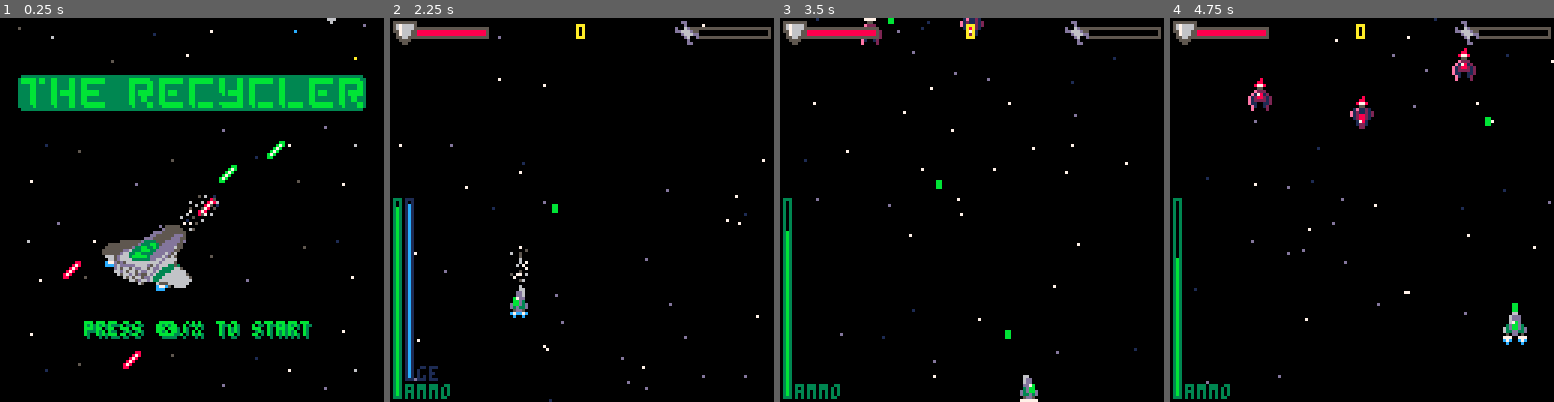
Above: before the commit, frames 1-4 (left to right).
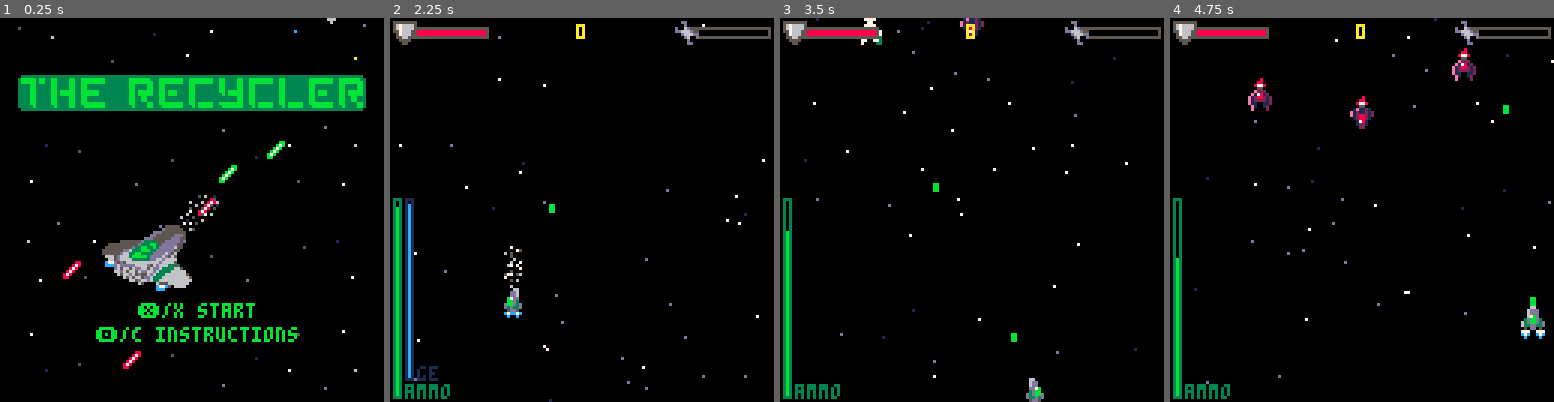
Above: after the commit, the same moments.

Repository: Sreaz0ne/the-recycler-p8
Game: PICO-8 cartridge the_recycler.p8
Same seed, same stepped clock (60 frames per second), same inputs: the game is played once before the commit and once after it.
Inputs:
- Up to frame 1 (0.25 s): no input
- Up to frame 2 (2.25 s): tap O (Z key) at 0.33, 0.7, 1.43, 2.22 s; tap X (X key) at 1.07, 2.07 s; hold Left from 1.97 s (still down)
- Up to frame 3 (3.5 s): release Left at 2.37 s; tap X (X key) every 0.33 s from 2.4 to 3.4 s; hold Down 2.42-2.82 s; hold Right from 2.87 s (still down); tap O (Z key) at 3.1 s
- Up to frame 4 (4.75 s): release Right at 3.53 s; hold Up 3.58-4.08 s; tap X (X key) every 0.33 s from 3.73 to 4.73 s; tap O (Z key) at 3.98 s; hold Right 4.13-4.53 s; hold Down from 4.58 s (still down)

The runs differ from the first frame. In frame 1, 2.3% of the frame differs, in the area x 21-82%, y 74-85%; in frame 2, 0.6%; in frame 3, 0.6%; in frame 4, 0.8%.

Commit message:
Add instructions screen and some balancing

Diff:
--- a/the_recycler.p8
+++ b/the_recycler.p8
@@ -8,6 +8,7 @@
 function _init()
 	music(0)
 	state=0
+	display_instructions=false
 	create_stars()
 end
 
@@ -81,36 +82,113 @@
 
 -- ** title **
 function updt_title()
-	if btn(❎) then
+	if btnp(❎)
+	   and display_instructions==false then
 		music(-1,1000)
 		init_game()
 	end
+	if btnp(🅾️) then
+		if display_instructions then
+			display_instructions=false
+		else
+			display_instructions=true
+		end
+	end
 end
 
 function draw_title()
 	cls()
-	spr(128,0,0,16,8)
+	--stars
 	spr(192,0,64,16,4,true,false)
 	spr(192,0,96,16,4,false,true)
-	spr(74,34,59,7,4)
-	spr(100,72,48)
-	spr(100,88,40)
-	spr(116,40,110)
-	spr(116,20,80)
-	strtstr="press ❎/x to start"
-
-	print(
-		strtstr,
-		h_txt_cntr(strtstr)+1,
-		v_txt_cntr()+41,
-		3
-	)
-	print(
-		strtstr,
-		h_txt_cntr(strtstr),
-		v_txt_cntr()+40,
-		11
-	)
+	if display_instructions then
+		--stars
+		spr(128,0,0,16,2)
+		spr(192,0,32,16,4,true,false)
+		-- instructions rect
+		rect(9,9,117,111,6)
+		rectfill(10,10,116,110,3)
+		--instructions
+		print(
+			"instructions",
+			h_txt_cntr("instructions"),
+			16,
+			6)
+		line(40,22,86,22,6)
+		print(
+			"⬅️⬆️⬇️➡️ tO MOVE.",
+			12,
+			30,
+			11)
+		print(
+			"❎/x tO SHOOT.",
+			12,
+			44,
+			11)
+		print(
+			"🅾️/c tO VACUUM.",
+			12,
+			58,
+			11)
+		print(
+			"yOU CAN VACUUM ENEMY",
+			12,
+			68,
+			11)
+		print(
+			"BULLET TO REFILL YOUR AMMO",
+			12,
+			74,
+			11)
+		print(
+			"OR VACUUM ENEMY SCRAPS",
+			12,
+			80,
+			11)
+		print(
+			"TO RECYCLE THEM AND",
+			12,
+			86,
+			11)
+		print(
+			"UPGRADE YOUR SPACE SHIP.",
+			12,
+			92,
+			11)
+		-- go back to title screen
+		titlestr="🅾️/c back"
+		print(
+			titlestr,
+			h_txt_cntr(titlestr),
+			116,
+			11
+		)
+	else
+		--title
+		spr(128,0,0,16,8)
+		--ship
+		spr(74,34,59,7,4)
+		--plyr bullet
+		spr(100,72,48)
+		spr(100,88,40)
+		--enemy bullet
+		spr(116,40,110)
+		spr(116,20,80)
+		strtstr="❎/x start"
+		inststr="🅾️/c instructions"
+		print(
+			strtstr,
+			h_txt_cntr(strtstr),
+			v_txt_cntr()+34,
+			11
+		)
+		print(
+			inststr,
+			h_txt_cntr(inststr),
+			v_txt_cntr()+42,
+			11
+		)
+	end
 end
 
 -- ** game **
@@ -314,9 +392,9 @@
 	plyr={
 		x=60,
 		y=90,
-		speed=1.24,
+		speed=1.4,
 		vspeed=0.4,
-		nspeed=1.24,
+		nspeed=1.4,
 		hp=3,
 		hpmax=3,
 		box={x1=2,x2=5,y1=1,y2=6},
@@ -497,7 +575,7 @@
 		local r=flr(rnd(100))
 		if r>=0
 		and r<20
-		and dffclty_lvl >= 4 then
+		and dffclty_lvl >= 3 then
 			e_found=true
 			e.speed=0.3
 			e.hp=3+dffclty.e_hp
@@ -576,7 +654,7 @@
 			})
 		elseif r>=85
 		and r<100
-		and dffclty_lvl >= 4 then
+		and dffclty_lvl >= 2 then
 			e_found=true
 			e.speed=0.5
 			e.hp=3+dffclty.e_hp
@@ -746,7 +824,7 @@
 			  local sd=1
 			  if b.angl>90
 			  and b.angl<270 then
-			  	sd=2.2
+			  	sd=2.4
 			  else
 			  	sd=2
 			  end
@@ -901,7 +979,7 @@
 	if plyr.ammo==0 then
 		pal(3,8)
 		pal(11,9)
-	elseif plyr.ammo/plyr.ammomax<=0.3 then
+	elseif plyr.ammo/plyr.ammomax<=0.4 then
 		pal(3,9)
 		pal(11,10)
 	end
@@ -922,7 +1000,7 @@
 		if vcm.needfullcharg==1 then
 			pal(1,8)
 			pal(12,14)
-		elseif vcm.energy/vcm.gemax<=0.3 then
+		elseif vcm.energy/vcm.gemax<=0.4 then
 			pal(1,9)
 			pal(12,10)
 		end
@@ -1344,7 +1422,7 @@
 		)
 		--up1
 		if curspos==1 then
-			rect(8,30,119,68,7)
+			rect(7,29,120,69,7)
 		end
 		rect(10,32,117,66,11)
 		rectfill(11,33,116,65,3)
@@ -1354,7 +1432,7 @@
 
 		--up2
 		if curspos==2 then
-			rect(8,75,119,113,7)
+			rect(7,74,120,114,7)
 		end
 		rect(10,77,117,111,11)
 		rectfill(11,78,116,110,3)
Not shown, changed: the thumbnail (__label__) section of the_recycler.p8
Not shown, changed: README.md
